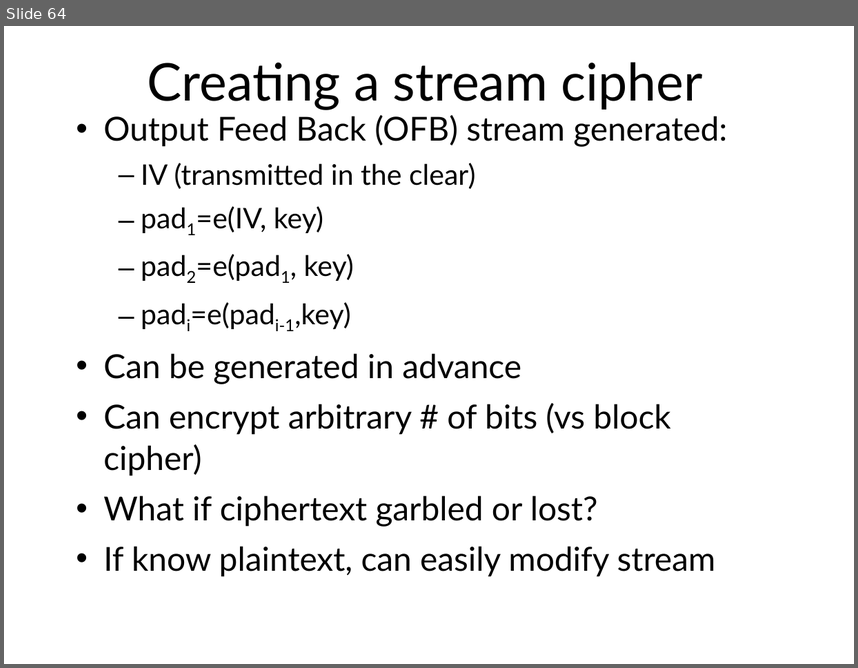
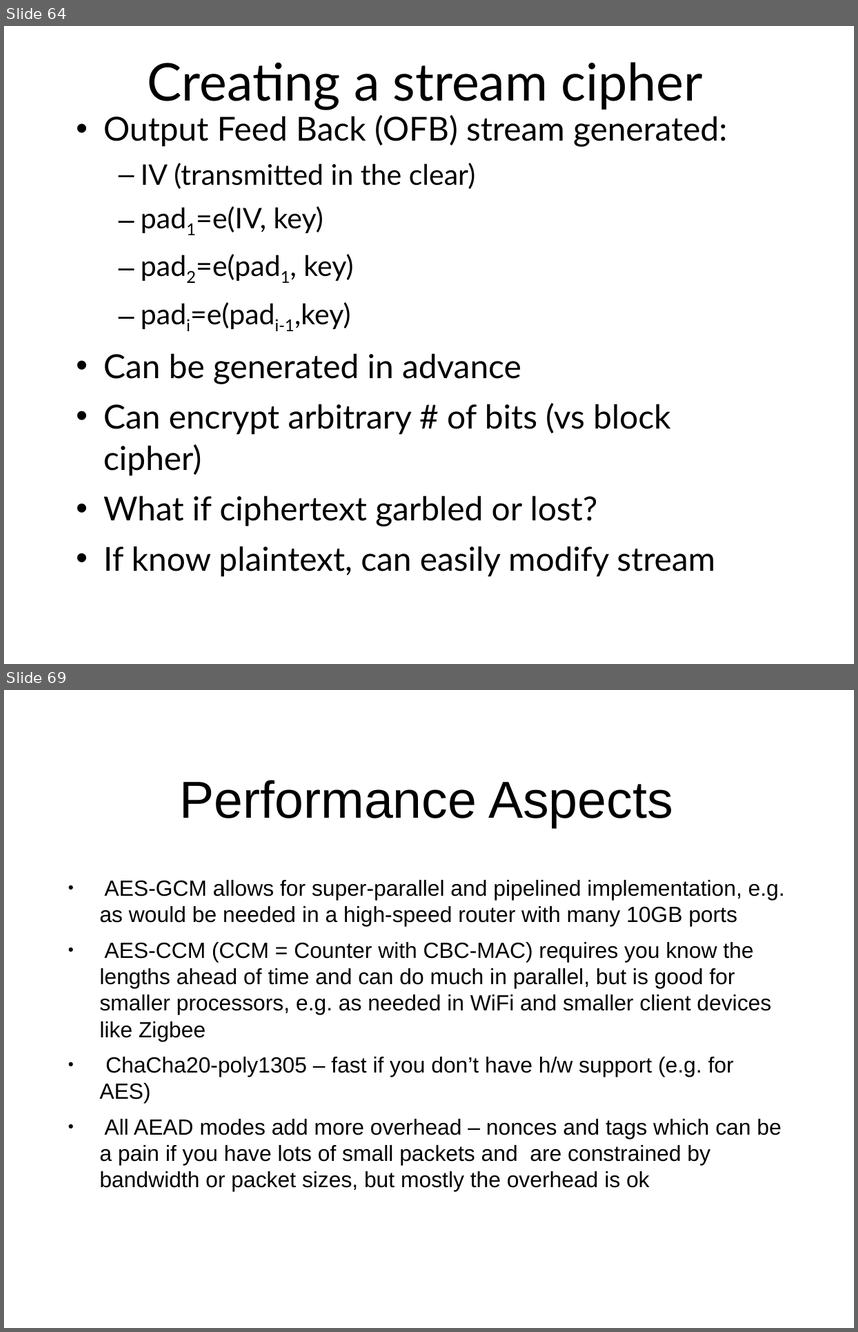
Before and after one commit to sftcd/cs7053, a slide deck: 2016lectures/03-crypto.ppt. Shown one above the other, each under a label of ours: slide 64 before the commit, slides 64 and 69 after it; the slides between them are not shown. The pictures are 858x668 and 858x1332 pixels, drawn with LibreOffice and Linux fonts; fonts in the diff are those of the drawing. Boxes give left, top, right and bottom in pixels: in the first picture for what was removed or moved away, otherwise in the second. Text is boxed around its words. In the diff, an @@ line names an element or a change of style, - is before the commit and + after.

Commit message:
added AEAD stuff

```diff
--- a/2016lectures/03-crypto.ppt
+++ b/2016lectures/03-crypto.ppt
@@ slide 69 added at [4,690,854,1328], background #FFFFFF @@
@@ title added at [180,780,673,828], 44 pt, text #000000 @@
+Performance Aspects
@@ text added at [100,880,785,1192], 18.6 pt, text #000000 @@
+● AES-GCM allows for super-parallel and pipelined implementation, e.g. as would be needed in a high-speed router with many 10GB ports
+● AES-CCM (CCM = Counter with CBC-MAC) requires you know the lengths ahead of time and can do much in parallel, but is good for smaller processors, e.g. as needed in WiFi and smaller client devices like Zigbee
+● ChaCha20-poly1305 – fast if you don’t have h/w support (e.g. for AES)
+● All AEAD modes add more overhead – nonces and tags which can be a pain if you have lots of small packets and are constrained by bandwidth or packet sizes, but mostly the overhead is ok
```
Also in this commit, not shown: 58 slides changed, 9 other slides added, 4 other files.
